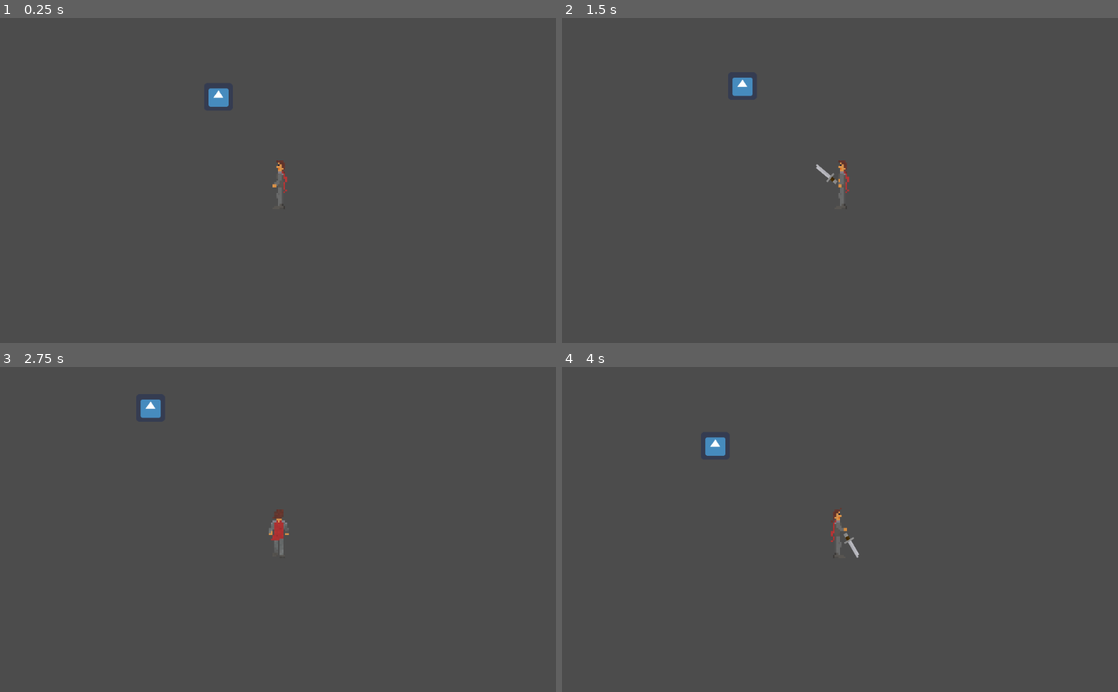
Above: before the commit, frames 1-4 (two rows, left to right).
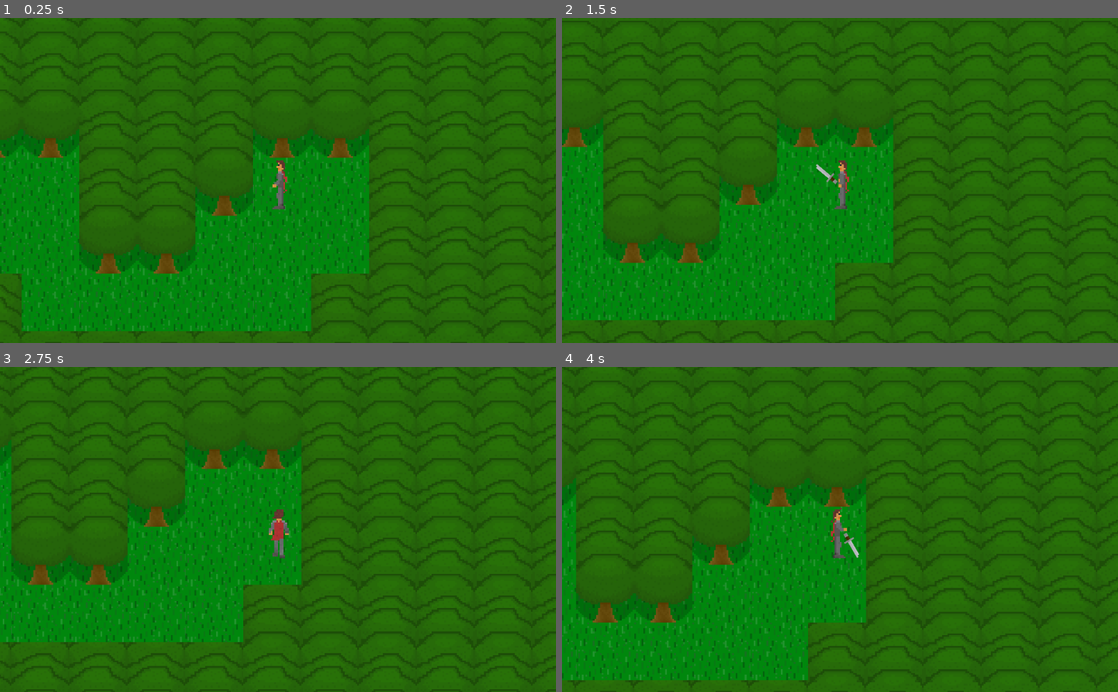
Above: after the commit, the same moments.

Repository: Flying-Octopus-Team/New-Lands
Game: Godot game, scene res://World/World.tscn
Same seed, same stepped clock (60 frames per second), same inputs: the game is played once before the commit and once after it. Before the commit the project starts from res://Hub/Hub.tscn. The engine's default icon, where the game draws it, is replaced by a stand-in: a white triangle on a blue panel in a dark square.
Inputs (mouse positions are in pixels of both pictures, inside the frame that each line leads up to):
- Up to frame 1 (0.25 s): no input
- Up to frame 2 (1.5 s): tap Enter (ui_accept) at 0.5, 0.77 s; move the mouse to (962, 164) at 0.52 s; hold Right (ui_right) 0.53-1.28 s; click (962, 164) at 0.6 s; move the mouse to (728, 196) at 1.27 s; hold Down (ui_down) from 1.28 s (still down); click (728, 196) at 1.35 s
- Up to frame 3 (2.75 s): tap Enter (ui_accept) at 1.52 s; move the mouse to (333, 458) at 2.02 s; release Down (ui_down) at 2.03 s; hold Right (ui_right) from 2.03 s (still down); click (333, 458) at 2.1 s
- Up to frame 4 (4 s): move the mouse to (812, 594) at 2.77 s; release Right (ui_right) at 2.78 s; hold Up (ui_up) 2.78-3.53 s; click (812, 594) at 2.85 s; tap Enter (ui_accept) at 3.02, 3.77 s; move the mouse to (1006, 578) at 3.52 s; hold Left (ui_left) from 3.53 s (still down); click (1006, 578) at 3.6 s

The runs differ from the first frame. In frame 1, 100% of the frame differs, in the area x 0-100%, y 0-100%; in frame 2, 100%; in frame 3, 100%; in frame 4, 100%.

Commit message:
Add attack system for enemies (#8)
* Create attack system for player

Now player can kill enemies. Attack system for enemies will be provided in next commits.

* Add enemies attack system and implement dog enemy

Added attacking system for enemies and implemented new enemy: Dog.

Diff:
--- /dev/null
+++ b/Entities/Enemies/Dog/Dog.tscn
@@ -0,0 +1,23 @@
+[gd_scene load_steps=4 format=2]
+
+[ext_resource path="res://Entities/Enemies/shared/Enemy.tscn" type="PackedScene" id=1]
+
+[sub_resource type="AnimationNodeStateMachinePlayback" id=1]
+
+[sub_resource type="AnimationNodeStateMachinePlayback" id=2]
+
+[node name="Dog" instance=ExtResource( 1 )]
+damage = 40
+
+[node name="AnimationTree" parent="." index="4"]
+parameters/playback = SubResource( 1 )
+
+[node name="EnemyAttackHitbox" parent="." index="6"]
+rotation = 2.0944
+
+[node name="AnimationTree" parent="EnemyAttackHitbox" index="3"]
+parameters/playback = SubResource( 2 )
+
+[editable path="HitboxArea"]
+
+[editable path="EnemyAttackHitbox"]
--- a/Entities/Enemies/shared/Enemy.gd
+++ b/Entities/Enemies/shared/Enemy.gd
@@ -12,11 +12,14 @@
 var is_attacking = false
 
 func _ready():
-	$HitboxArea.connect("get_damage", self, "take_damage")
+	$HitboxArea.connect("deal_damage", self, "take_damage")
 
 func _process(delta):
 	if(animationState.get_current_node() != "Attack"):
 		is_attacking = false
+
+	if(seen_player == true and player_reference.alive == false):
+		seen_player = false
 
 	if(seen_player and !is_attacking):
 		rotate_to_player()
@@ -29,6 +32,9 @@
 	var vector = player_reference.global_position - self.global_position
 	animationTree.set('parameters/Attack/blend_position', vector)
 	animationState.travel("Attack")
+
+	get_node("EnemyAttackHitbox/AnimationTree").set('parameters/Attack/blend_position', vector)
+	get_node("EnemyAttackHitbox/AnimationTree").get('parameters/playback').travel("Attack")
 
 func rotate_to_player():
 	var vector = player_reference.global_position - self.global_position
--- a/Entities/Enemies/shared/Enemy.tscn
+++ b/Entities/Enemies/shared/Enemy.tscn
@@ -1,9 +1,12 @@
-[gd_scene load_steps=42 format=2]
-
-[ext_resource path="res://Entities/Enemies/graphics/enemy_spritesheet.jpg" type="Texture" id=1]
+[gd_scene load_steps=57 format=2]
+
+[ext_resource path="res://Entities/Enemies/graphics/dog_spritesheet.png" type="Texture" id=1]
 [ext_resource path="res://Entities/Enemies/shared/Enemy.gd" type="Script" id=2]
 [ext_resource path="res://Entities/shared/HitboxArea.tscn" type="PackedScene" id=3]
 
+[ext_resource path="res://Items/Weapons/shared/Weapon.tscn" type="PackedScene" id=4]
+
+
 [sub_resource type="CircleShape2D" id=1]
 radius = 429.81
 
@@ -12,59 +15,66 @@
 
 [sub_resource type="Animation" id=3]
 resource_name = "AttackDown"
-tracks/0/type = "value"
-tracks/0/path = NodePath("Sprite:frame")
-tracks/0/interp = 1
-tracks/0/loop_wrap = true
-tracks/0/imported = false
-tracks/0/enabled = true
-tracks/0/keys = {
-"times": PoolRealArray( 0, 0.2, 0.4, 0.6, 0.8 ),
-"transitions": PoolRealArray( 1, 1, 1, 1, 1 ),
-"update": 1,
-"values": [ 32, 33, 34, 35, 32 ]
+step = 0.05
+tracks/0/type = "value"
+tracks/0/path = NodePath("Sprite:frame")
+tracks/0/interp = 1
+tracks/0/loop_wrap = true
+tracks/0/imported = false
+tracks/0/enabled = true
+tracks/0/keys = {
+"times": PoolRealArray( 0, 0.25, 0.5, 0.75 ),
+"transitions": PoolRealArray( 1, 1, 1, 1 ),
+"update": 1,
+"values": [ 40, 41, 42, 43 ]
 }
 
 [sub_resource type="Animation" id=4]
-tracks/0/type = "value"
-tracks/0/path = NodePath("Sprite:frame")
-tracks/0/interp = 1
-tracks/0/loop_wrap = true
-tracks/0/imported = false
-tracks/0/enabled = true
-tracks/0/keys = {
-"times": PoolRealArray( 0, 0.2, 0.4, 0.6, 0.8 ),
-"transitions": PoolRealArray( 1, 1, 1, 1, 1 ),
-"update": 1,
-"values": [ 40, 41, 42, 43, 40 ]
+step = 0.05
+
+tracks/0/type = "value"
+tracks/0/path = NodePath("Sprite:frame")
+tracks/0/interp = 1
+tracks/0/loop_wrap = true
+tracks/0/imported = false
+tracks/0/enabled = true
+tracks/0/keys = {
+"times": PoolRealArray( 0, 0.25, 0.5, 0.75 ),
+"transitions": PoolRealArray( 1, 1, 1, 1 ),
+"update": 1,
+"values": [ 50, 51, 52, 53 ]
 }
 
 [sub_resource type="Animation" id=5]
-tracks/0/type = "value"
-tracks/0/path = NodePath("Sprite:frame")
-tracks/0/interp = 1
-tracks/0/loop_wrap = true
-tracks/0/imported = false
-tracks/0/enabled = true
-tracks/0/keys = {
-"times": PoolRealArray( 0, 0.2, 0.4, 0.6, 0.8 ),
-"transitions": PoolRealArray( 1, 1, 1, 1, 1 ),
-"update": 1,
-"values": [ 36, 37, 38, 39, 36 ]
+step = 0.05
+
+tracks/0/type = "value"
+tracks/0/path = NodePath("Sprite:frame")
+tracks/0/interp = 1
+tracks/0/loop_wrap = true
+tracks/0/imported = false
+tracks/0/enabled = true
+tracks/0/keys = {
+"times": PoolRealArray( 0, 0.25, 0.5, 0.75 ),
+"transitions": PoolRealArray( 1, 1, 1, 1 ),
+"update": 1,
+"values": [ 45, 46, 47, 48 ]
 }
 
 [sub_resource type="Animation" id=6]
-tracks/0/type = "value"
-tracks/0/path = NodePath("Sprite:frame")
-tracks/0/interp = 1
-tracks/0/loop_wrap = true
-tracks/0/imported = false
-tracks/0/enabled = true
-tracks/0/keys = {
-"times": PoolRealArray( 0, 0.2, 0.4, 0.6, 0.8 ),
-"transitions": PoolRealArray( 1, 1, 1, 1, 1 ),
-"update": 1,
-"values": [ 44, 45, 46, 47, 44 ]
+step = 0.05
+
+tracks/0/type = "value"
+tracks/0/path = NodePath("Sprite:frame")
+tracks/0/interp = 1
+tracks/0/loop_wrap = true
+tracks/0/imported = false
+tracks/0/enabled = true
+tracks/0/keys = {
+"times": PoolRealArray( 0, 0.25, 0.5, 0.75 ),
+"transitions": PoolRealArray( 1, 1, 1, 1 ),
+"update": 1,
+"values": [ 55, 56, 57, 58 ]
 }
 
 [sub_resource type="Animation" id=7]
@@ -78,10 +88,10 @@
 tracks/0/imported = false
 tracks/0/enabled = true
 tracks/0/keys = {
-"times": PoolRealArray( 0, 0.2, 0.4 ),
-"transitions": PoolRealArray( 1, 1, 1 ),
-"update": 1,
-"values": [ 16, 17, 18 ]
+"times": PoolRealArray( 0, 0.1, 0.2, 0.3, 0.4 ),
+"transitions": PoolRealArray( 1, 1, 1, 1, 1 ),
+"update": 1,
+"values": [ 20, 21, 22, 23, 24 ]
 }
 
 [sub_resource type="Animation" id=8]
@@ -95,10 +105,10 @@
 tracks/0/imported = false
 tracks/0/enabled = true
 tracks/0/keys = {
-"times": PoolRealArray( 0, 0.2, 0.35 ),
-"transitions": PoolRealArray( 1, 1, 1 ),
-"update": 1,
-"values": [ 24, 25, 26 ]
+"times": PoolRealArray( 0, 0.1, 0.2, 0.3, 0.4 ),
+"transitions": PoolRealArray( 1, 1, 1, 1, 1 ),
+"update": 1,
+"values": [ 30, 31, 32, 33, 34 ]
 }
 
 [sub_resource type="Animation" id=9]
@@ -112,10 +122,10 @@
 tracks/0/imported = false
 tracks/0/enabled = true
 tracks/0/keys = {
-"times": PoolRealArray( 0, 0.2, 0.35 ),
-"transitions": PoolRealArray( 1, 1, 1 ),
-"update": 1,
-"values": [ 20, 21, 22 ]
+"times": PoolRealArray( 0, 0.1, 0.2, 0.3, 0.4 ),
+"transitions": PoolRealArray( 1, 1, 1, 1, 1 ),
+"update": 1,
+"values": [ 25, 26, 27, 28, 29 ]
 }
 
 [sub_resource type="Animation" id=10]
@@ -129,10 +139,10 @@
 tracks/0/imported = false
 tracks/0/enabled = true
 tracks/0/keys = {
-"times": PoolRealArray( 0, 0.2, 0.35 ),
-"transitions": PoolRealArray( 1, 1, 1 ),
-"update": 1,
-"values": [ 28, 29, 30 ]
+"times": PoolRealArray( 0, 0.1, 0.2, 0.3, 0.4 ),
+"transitions": PoolRealArray( 1, 1, 1, 1, 1 ),
+"update": 1,
+"values": [ 35, 36, 37, 38, 39 ]
 }
 
 [sub_resource type="Animation" id=11]
@@ -179,7 +189,7 @@
 "times": PoolRealArray( 0, 0.5 ),
 "transitions": PoolRealArray( 1, 1 ),
 "update": 1,
-"values": [ 8, 9 ]
+"values": [ 10, 11 ]
 }
 
 [sub_resource type="Animation" id=14]
@@ -194,7 +204,7 @@
 "times": PoolRealArray( 0, 0.5 ),
 "transitions": PoolRealArray( 1, 1 ),
 "update": 1,
-"values": [ 4, 5 ]
+"values": [ 5, 6 ]
 }
 
 [sub_resource type="Animation" id=15]
@@ -209,7 +219,7 @@
 "times": PoolRealArray( 0, 0.5 ),
 "transitions": PoolRealArray( 1, 1 ),
 "update": 1,
-"values": [ 12, 13 ]
+"values": [ 15, 16 ]
 }
 
 [sub_resource type="AnimationNodeAnimation" id=16]
@@ -309,13 +319,167 @@
 [sub_resource type="RectangleShape2D" id=38]
 extents = Vector2( 81.1661, 79.8089 )
 
+
+[sub_resource type="Animation" id=39]
+resource_name = "EnemyAttackDown"
+step = 0.05
+tracks/0/type = "value"
+tracks/0/path = NodePath(".:rotation_degrees")
+tracks/0/interp = 1
+tracks/0/loop_wrap = true
+tracks/0/imported = false
+tracks/0/enabled = true
+tracks/0/keys = {
+"times": PoolRealArray( 0, 0.25, 0.5, 0.75 ),
+"transitions": PoolRealArray( 1, 1, 1, 1 ),
+"update": 0,
+"values": [ 120.0, 160.0, 200.0, 240.0 ]
+}
+tracks/1/type = "value"
+tracks/1/path = NodePath("CollisionShape2D:disabled")
+tracks/1/interp = 1
+tracks/1/loop_wrap = true
+tracks/1/imported = false
+tracks/1/enabled = true
+tracks/1/keys = {
+"times": PoolRealArray( 0, 0.75 ),
+"transitions": PoolRealArray( 1, 1 ),
+"update": 1,
+"values": [ false, true ]
+}
+
+[sub_resource type="Animation" id=47]
+resource_name = "EnemyAttackLeft"
+step = 0.05
+tracks/0/type = "value"
+tracks/0/path = NodePath(".:rotation_degrees")
+tracks/0/interp = 1
+tracks/0/loop_wrap = true
+tracks/0/imported = false
+tracks/0/enabled = true
+tracks/0/keys = {
+"times": PoolRealArray( 0, 0.45, 0.85 ),
+"transitions": PoolRealArray( 1, 1, 1 ),
+"update": 0,
+"values": [ -45.0, -85.0, -135.0 ]
+}
+tracks/1/type = "value"
+tracks/1/path = NodePath("CollisionShape2D:disabled")
+tracks/1/interp = 1
+tracks/1/loop_wrap = true
+tracks/1/imported = false
+tracks/1/enabled = true
+tracks/1/keys = {
+"times": PoolRealArray( 0, 0.85 ),
+"transitions": PoolRealArray( 1, 1 ),
+"update": 1,
+"values": [ false, true ]
+}
+
+[sub_resource type="Animation" id=49]
+resource_name = "EnemyAttackRigth"
+step = 0.05
+tracks/0/type = "value"
+tracks/0/path = NodePath(".:rotation_degrees")
+tracks/0/interp = 1
+tracks/0/loop_wrap = true
+tracks/0/imported = false
+tracks/0/enabled = true
+tracks/0/keys = {
+"times": PoolRealArray( 0, 0.45, 0.85 ),
+"transitions": PoolRealArray( 1, 1, 1 ),
+"update": 0,
+"values": [ 135.0, 85.0, 45.0 ]
+}
+tracks/1/type = "value"
+tracks/1/path = NodePath("CollisionShape2D:disabled")
+tracks/1/interp = 1
+tracks/1/loop_wrap = true
+tracks/1/imported = false
+tracks/1/enabled = true
+tracks/1/keys = {
+"times": PoolRealArray( 0, 0.85 ),
+"transitions": PoolRealArray( 1, 1 ),
+"update": 1,
+"values": [ false, true ]
+}
+
+[sub_resource type="Animation" id=48]
+resource_name = "EnemyAttackUp"
+step = 0.05
+tracks/0/type = "value"
+tracks/0/path = NodePath(".:rotation_degrees")
+tracks/0/interp = 1
+tracks/0/loop_wrap = true
+tracks/0/imported = false
+tracks/0/enabled = true
+tracks/0/keys = {
+"times": PoolRealArray( 0, 0.25, 0.5, 0.75 ),
+"transitions": PoolRealArray( 1, 1, 1, 1 ),
+"update": 0,
+"values": [ 60.0, 20.0, -20.0, -60.0 ]
+}
+tracks/1/type = "value"
+tracks/1/path = NodePath("CollisionShape2D:disabled")
+tracks/1/interp = 1
+tracks/1/loop_wrap = true
+tracks/1/imported = false
+tracks/1/enabled = true
+tracks/1/keys = {
+"times": PoolRealArray( 0, 0.75 ),
+"transitions": PoolRealArray( 1, 1 ),
+"update": 1,
+"values": [ false, true ]
+}
+
+[sub_resource type="AnimationNodeAnimation" id=51]
+animation = "EnemyAttackDown"
+
+[sub_resource type="AnimationNodeAnimation" id=52]
+animation = "EnemyAttackRigth"
+
+[sub_resource type="AnimationNodeAnimation" id=53]
+animation = "EnemyAttackLeft"
+
+[sub_resource type="AnimationNodeAnimation" id=54]
+animation = "EnemyAttackUp"
+
+[sub_resource type="AnimationNodeBlendSpace2D" id=50]
+blend_point_0/node = SubResource( 51 )
+blend_point_0/pos = Vector2( 0, 1 )
+blend_point_1/node = SubResource( 52 )
+blend_point_1/pos = Vector2( 1, 0 )
+blend_point_2/node = SubResource( 53 )
+blend_point_2/pos = Vector2( -1, 0 )
+blend_point_3/node = SubResource( 54 )
+blend_point_3/pos = Vector2( 0, -1 )
+
+[sub_resource type="AnimationNodeBlendSpace2D" id=41]
+
+[sub_resource type="AnimationNodeStateMachineTransition" id=55]
+
+[sub_resource type="AnimationNodeStateMachineTransition" id=56]
+switch_mode = 2
+auto_advance = true
+
+[sub_resource type="AnimationNodeStateMachine" id=44]
+states/Attack/node = SubResource( 50 )
+states/Attack/position = Vector2( 504, 89 )
+states/Nothing/node = SubResource( 41 )
+states/Nothing/position = Vector2( 300, 89 )
+transitions = [ "Nothing", "Attack", SubResource( 55 ), "Attack", "Nothing", SubResource( 56 ) ]
+start_node = "Nothing"
+
+[sub_resource type="AnimationNodeStateMachinePlayback" id=45]
+
 [node name="Enemy" type="KinematicBody2D"]
 script = ExtResource( 2 )
 
 [node name="Sprite" type="Sprite" parent="."]
 texture = ExtResource( 1 )
 vframes = 12
-hframes = 4
+hframes = 5
+frame = 1
 
 [node name="AggroArea" type="Area2D" parent="."]
 
@@ -355,6 +519,28 @@
 
 [node name="CollisionShape2D" parent="HitboxArea" index="0"]
 shape = SubResource( 38 )
+
+[node name="EnemyAttackHitbox" parent="." instance=ExtResource( 4 )]
+rotation = 4.18879
+
+[node name="AnimationPlayer" parent="EnemyAttackHitbox" index="0"]
+anims/EnemyAttackDown = SubResource( 39 )
+anims/EnemyAttackLeft = SubResource( 47 )
+anims/EnemyAttackRigth = SubResource( 49 )
+anims/EnemyAttackUp = SubResource( 48 )
+
+[node name="Sprite" parent="EnemyAttackHitbox" index="1"]
+visible = false
+
+[node name="AnimationTree" type="AnimationTree" parent="EnemyAttackHitbox"]
+tree_root = SubResource( 44 )
+anim_player = NodePath("../AnimationPlayer")
+active = true
+parameters/playback = SubResource( 45 )
+parameters/Attack/blend_position = Vector2( 0, 0 )
+parameters/Nothing/blend_position = Vector2( 0, 0 )
 [connection signal="body_entered" from="AggroArea" to="." method="_on_AggroArea_body_entered"]
 
 [editable path="HitboxArea"]
+
+[editable path="EnemyAttackHitbox"]
--- a/Entities/Player/Player.gd
+++ b/Entities/Player/Player.gd
@@ -9,6 +9,8 @@
 onready var weapon = $Weapon
 onready var  animationTree = $AnimationTree
 onready var animationState = animationTree.get('parameters/playback')
+
+var alive = true
 
 var Item = preload("res://Items/shared/Item.tscn")
 
@@ -24,6 +26,13 @@
 	"necklace": null
 }
 
+func _ready():
+	$HitboxArea.connect("get_damage", self, "take_damage")
+
+	for item in items.keys():
+		item = items[item]
+		if item != null:
+			apply_items_modifiers(item)
 
 func listen_inputs(delta):
 	var velocity = Vector2()
@@ -83,13 +92,16 @@
 	damage_modifier += item.damage_modifier
 	attack_speed_modifier += item.attack_speed_modifier
 
-
-func _ready():
-	for item in items.keys():
-		item = items[item]
-		if item != null:
-			apply_items_modifiers(item)
-
-
 func _process(delta):
 	listen_inputs(delta)
+
+func take_damage(dmg):
+	health -= dmg
+	if health <= 0:
+		die()
+
+func die():
+	alive = false
+	self.set_deferred("disabled", true)
+	self.visible = false
+	set_process(false)
--- a/Entities/Player/Player.tscn
+++ b/Entities/Player/Player.tscn
@@ -1,9 +1,12 @@
-[gd_scene load_steps=42 format=2]
+[gd_scene load_steps=43 format=2]
+
 
 [ext_resource path="res://Entities/Player/Player.gd" type="Script" id=1]
 [ext_resource path="res://Entities/Player/graphics/player_spritesheet.png" type="Texture" id=2]
 [ext_resource path="res://Items/Weapons/Swords/BaseSword.tscn" type="PackedScene" id=4]
 [ext_resource path="res://Entities/shared/HitboxArea.tscn" type="PackedScene" id=5]
+
+[sub_resource type="AnimationNodeStateMachinePlayback" id=38]
 
 [sub_resource type="RectangleShape2D" id=1]
 extents = Vector2( 45.7888, 77.5266 )
@@ -322,7 +325,12 @@
 visible = false
 position = Vector2( 43.6448, 30.6826 )
 rotation = 0.0
-z_index = 1
+
+[node name="CollisionShape2D" parent="Weapon" index="2"]
+disabled = true
+
+[node name="AnimationTree" parent="Weapon" index="3"]
+parameters/playback = SubResource( 38 )
 
 [node name="CollisionShape2D" type="CollisionShape2D" parent="."]
 position = Vector2( 3.1579, 82.1051 )
@@ -332,7 +340,6 @@
 texture = ExtResource( 2 )
 vframes = 12
 hframes = 5
-frame = 3
 
 [node name="AnimationPlayer" type="AnimationPlayer" parent="."]
 anims/AttackDown = SubResource( 2 )
@@ -368,4 +375,6 @@
 position = Vector2( 5.26312, 47.3683 )
 shape = SubResource( 37 )
 
+[editable path="Weapon"]
+
 [editable path="HitboxArea"]
--- a/Entities/shared/HitboxArea.gd
+++ b/Entities/shared/HitboxArea.gd
@@ -1,9 +1,15 @@
 extends Area2D
 
 signal get_damage(damage)
+signal deal_damage(damage)
+
 
 
 func _on_HitboxArea_area_entered(area):
 	if(area.get_name() == "Weapon"):
 		var total_damage = area.damage + area.get_parent().damage_modifier
+		emit_signal("deal_damage", total_damage)
+
+	elif(area.get_name() == "EnemyAttackHitbox"):
+		var total_damage = area.get_parent().damage
 		emit_signal("get_damage", total_damage)
--- a/Items/Weapons/Swords/BaseSword.tscn
+++ b/Items/Weapons/Swords/BaseSword.tscn
@@ -8,8 +8,9 @@
 [sub_resource type="AnimationNodeStateMachinePlayback" id=2]
 
 [node name="BaseSword" instance=ExtResource( 1 )]
-position = Vector2( 40, -2 )
-rotation = 2.61799
+position = Vector2( -19.53, 27.073 )
+rotation = 1.91986
+z_index = 1
 damage = 50
 attack_speed = 0.5
 attack_width = 150
@@ -17,7 +18,6 @@
 
 [node name="CollisionShape2D" parent="." index="2"]
 shape = SubResource( 1 )
-disabled = false
 
 [node name="AnimationTree" parent="." index="3"]
 parameters/playback = SubResource( 2 )
--- a/World/Map/Room.gd
+++ b/World/Map/Room.gd
@@ -4,7 +4,7 @@
 # Dictionary of enemies that can spawn in rooms. Format is preloaded monster: cost
 # This only applies to normal enemies, bosses will be handled in different way
 var enemies = {
-	preload("res://Entities/Enemies/shared/Enemy.tscn"): 6,
+	preload("res://Entities/Enemies/Dog/Dog.tscn"): 6,
 }
 
 
--- a/project.godot
+++ b/project.godot
@@ -16,7 +16,7 @@
 [application]
 
 config/name="New-Lands"
-run/main_scene="res://Hub/Hub.tscn"
+run/main_scene="res://World/World.tscn"
 config/icon="res://icon.png"
 
 [input]
Binary file added: Entities/Enemies/graphics/dog_spritesheet.png
Not shown, added: Entities/Enemies/graphics/dog_spritesheet.png.import
